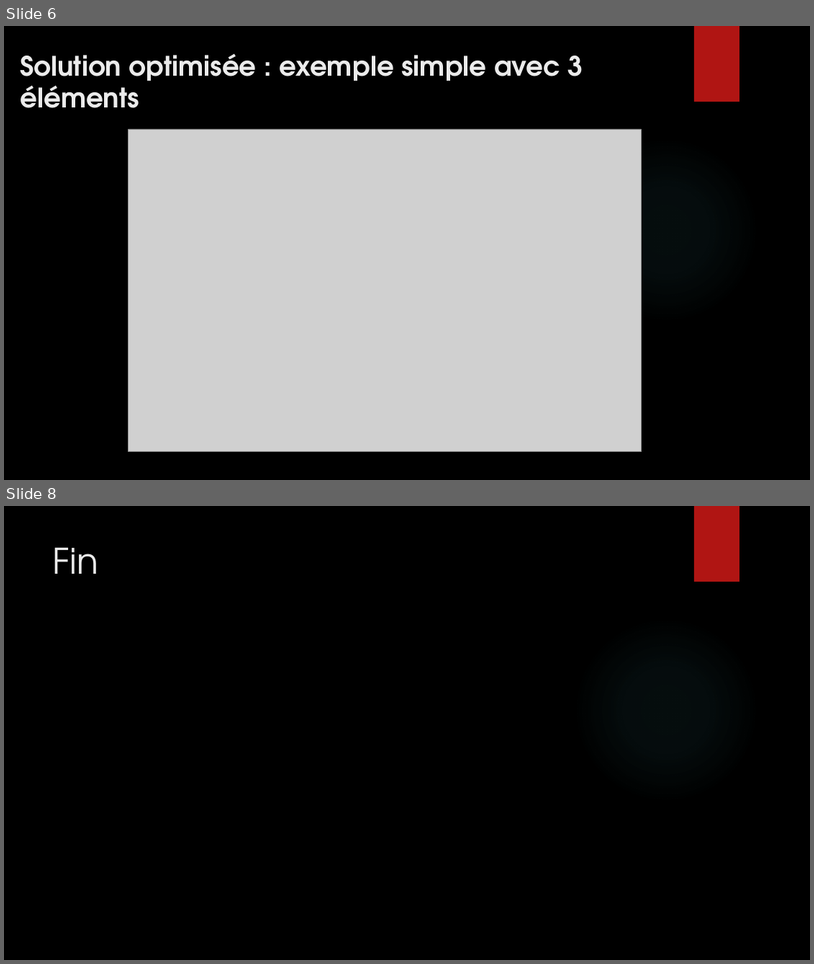
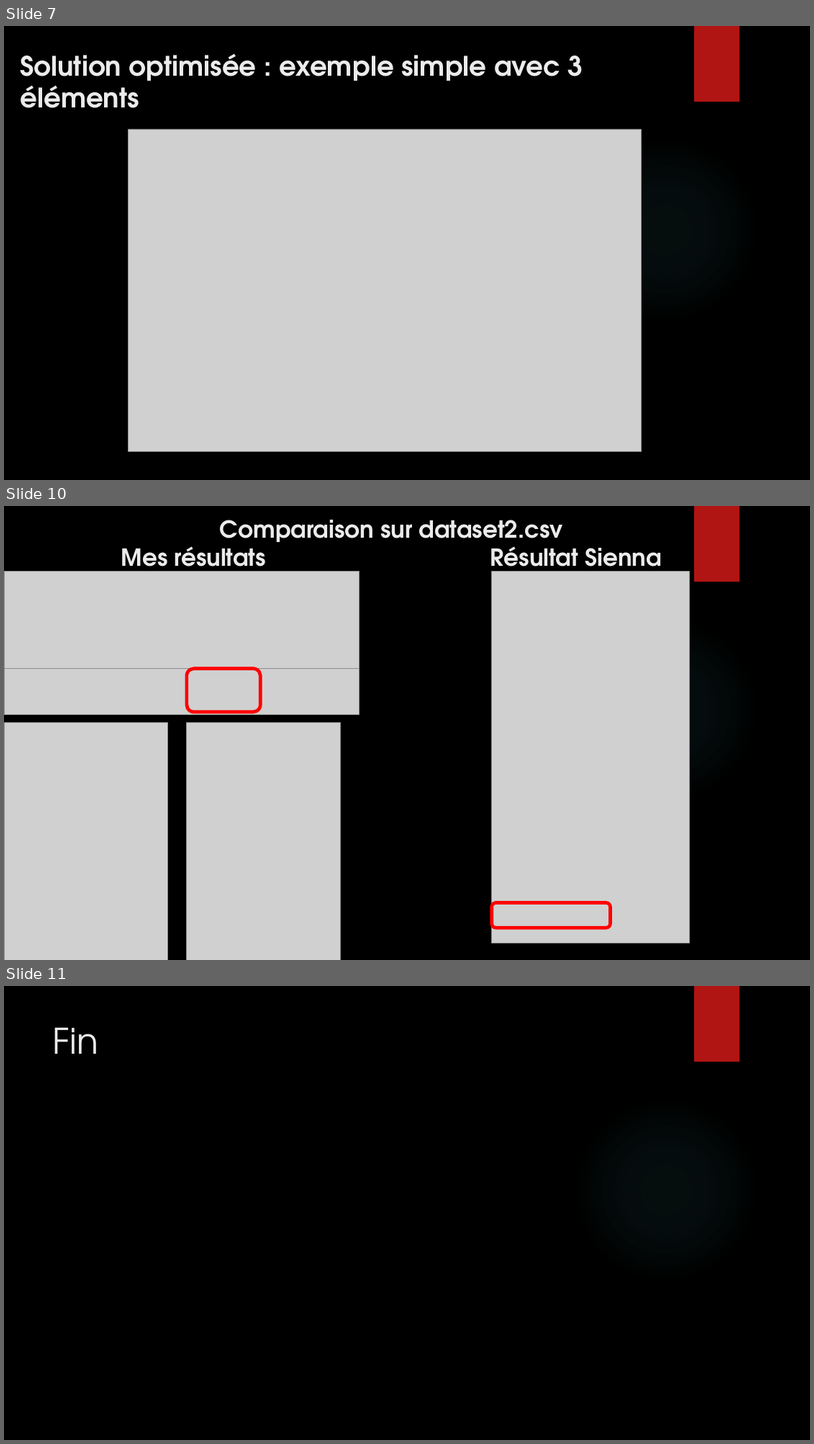
Before and after one commit to NidalChateur/OC_P7, a slide deck: slides/slides.pptx. Shown one above the other, each under a label of ours: slides 6 and 8 before the commit, slides 7, 10 and 11 after it; the slides between them are not shown. The pictures are 814x964 and 814x1444 pixels, drawn with LibreOffice and Linux fonts; fonts in the diff are those of the drawing; grey boxes stand for pictures; background and template pictures are left out. Boxes give left, top, right and bottom in pixels: in the first picture for what was removed or moved away, otherwise in the second. Text is boxed around its words. In the diff, an @@ line names an element or a change of style, - is before the commit and + after.

```diff
--- a/slides/slides.pptx
+++ b/slides/slides.pptx
@@ slide 10 added at [4,506,810,960], background picture (left out); not listed: 2 template elements that a slide beside it also shows @@
@@ title added at [121,520,661,576], 28 pt, text #EBEBEB, bold @@
+Comparaison sur dataset2.csv
+Mes résultats Résultat Sienna
@@ picture added at [4,572,360,709] @@
@@ picture added at [492,572,690,943] @@
@@ picture added at [4,669,360,715] @@
@@ rounded rectangle added at [187,669,260,713], outline #FF0000 4 pt @@
@@ picture added at [4,722,168,960] @@
@@ picture added at [187,722,341,960] @@
@@ rounded rectangle added at [492,902,611,927], outline #FF0000 4 pt @@
@@ what was slide 6 is now slide 7 @@
@@ what was slide 8 is now slide 11 @@
```
Also in this commit, not shown: 2 slides changed, 2 other slides added.
